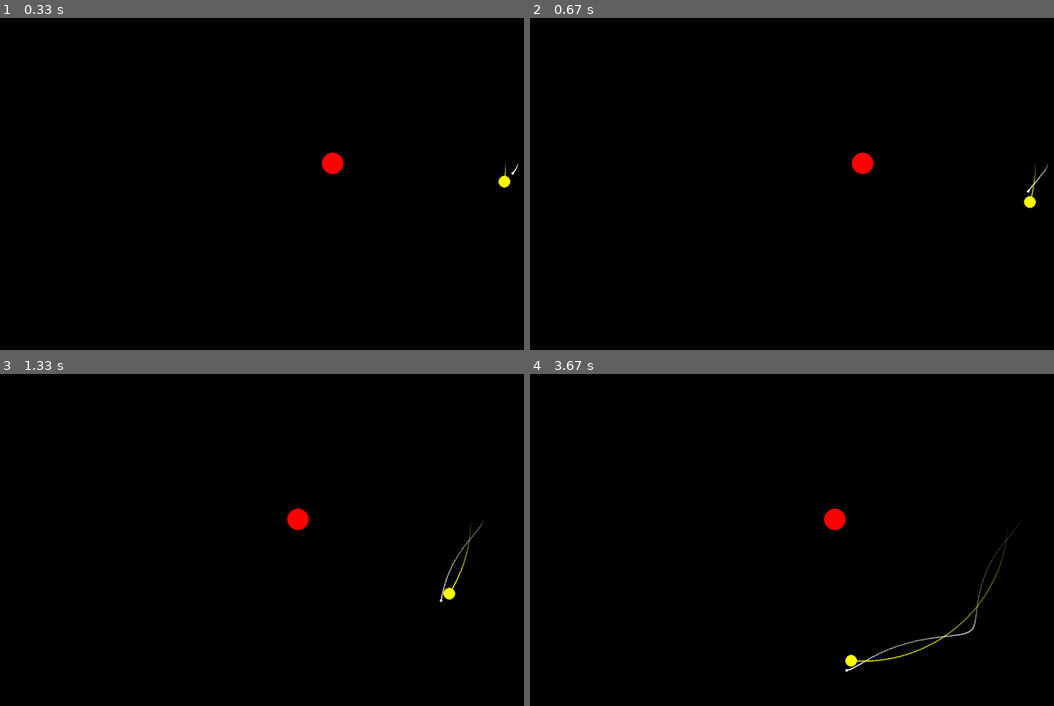
Above: before the commit, frames 1-4 (two rows, left to right).
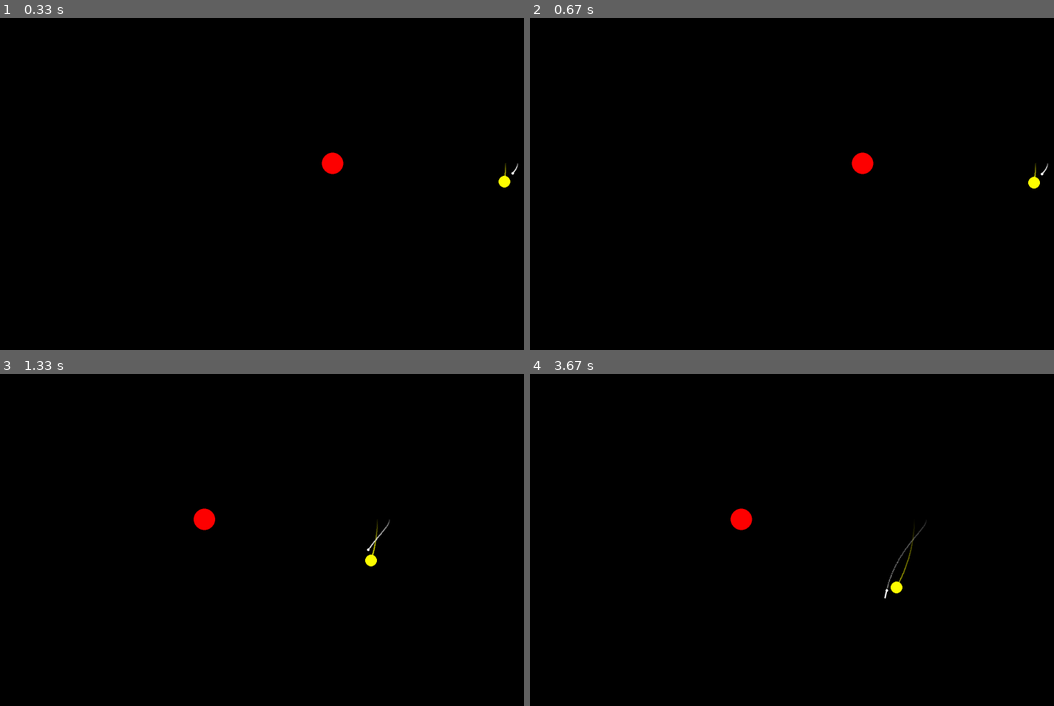
Above: after the commit, the same moments.

Repository: mutleyboy99/GravitySimulationPygame
Game: pygame game, started from main.py
The game is run twice, just before and just after one commit, with the same random seed, the same clock (stepped at 60 frames per second) and the same inputs.
Inputs:
- Up to frame 1 (0.33 s): no input
- Up to frame 2 (0.67 s): tap Space at 0.33 s
- Up to frame 3 (1.33 s): hold Backspace 0.67-1.13 s; hold Right 0.67-1.13 s; tap Space at 0.73, 1.03, 1.23 s; tap - at 0.82 s; hold Right from 1.17 s (still down); tap = at 1.32 s
- Up to frame 4 (3.67 s): tap Space at 1.53, 1.73, 2.07, 2.37, 2.57, 2.87, 3.13, 3.47 s; release Right at 1.63 s; hold Up 1.67-1.97 s; hold Right 2-2.47 s; tap - at 2.15, 3.55 s; hold Left 2.5-3.03 s; tap = at 2.65 s; hold Down 3.07-3.37 s; hold Left from 3.4 s (still down)

Frame 1 is identical in both runs. In frame 2, 0.2% of the frame differs, in the area x 94-99%, y 43-58%; in frame 3, 0.8%; in frame 4, 1.1%, in the area x 38-94%, y 40-90%.

Commit message:
Added pause keybind with ability to return to old speed

Diff:
--- a/main.py
+++ b/main.py
@@ -17,6 +17,7 @@
 MAXPOINTS = 1000
 stepsize = 100
 offset = pygame.Vector2(0, 0)
+previous_stepsize = 0
 
 GRAVITY = 0.000667
 
@@ -79,7 +80,7 @@
     while running:
         prev_keys = keys
         keys = pygame.key.get_pressed()
-        if keys[pygame.K_ESCAPE]:
+        if keys[pygame.K_ESCAPE] and not prev_keys[pygame.K_ESCAPE]:
             running = False
         if keys[pygame.K_MINUS] and not prev_keys[pygame.K_MINUS]:
             stepsize -= 10
@@ -93,8 +94,14 @@
             offset += pygame.Vector2(10, 0)
         if keys[pygame.K_RIGHT]:
             offset -= pygame.Vector2(10, 0)
-        if keys[pygame.K_BACKSPACE]:
+        if keys[pygame.K_BACKSPACE] and not prev_keys[pygame.K_BACKSPACE]:
             offset = pygame.Vector2(0, 0)
+        if keys[pygame.K_SPACE] and not prev_keys[pygame.K_SPACE]:
+            if stepsize != 0:
+                previous_stepsize = stepsize
+                stepsize = 0
+            else:
+                stepsize = previous_stepsize
 
 
 
